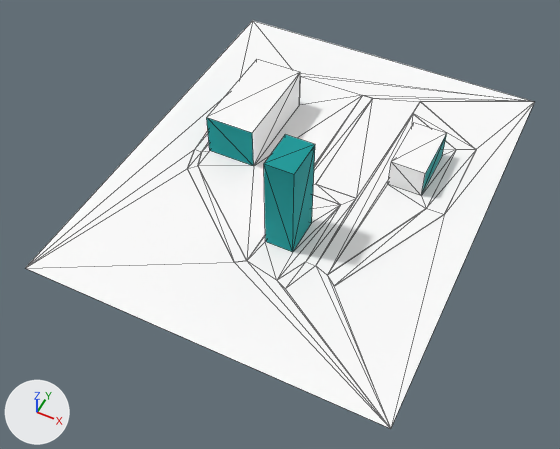
Renders of the COLLADA model ProjectTest/Assets/Robot/models/map.dae from each side of a commit.
Rendered twice from a 50 mm camera at (2.75, -2.58, 8.1) aimed at (-0.52, 3.95, -0.06). Arrows for +X, +Y and +Z are at lower left; the lights stay in place. Mesh edges are drawn as thin lines. Vertices at the same position are counted once.

Script lines for the objects in view, before the commit:
```python
me_sketchup = bpy.data.meshes.new('SketchUp')
me_sketchup.from_pydata(...)  # 84 vertices, 162 faces; spans x -3.18..2.01, y 1.69..8.15, z 0.0..1.48
# faces by material slot: [146, 16]
me_sketchup.materials.append(mat_material)  # white #ffffff
me_sketchup.materials.append(mat_color_h11)  # cyan #009999
ob_sketchup = bpy.data.objects.new('SketchUp', me_sketchup)
ob_sketchup.location = (0.0, 0.0, 0.0)
```
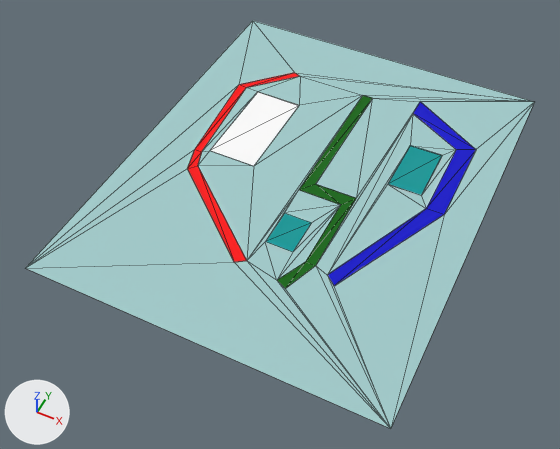
What changed in the scene script:
```text
Add mat_color_h10:
    mat_color_h10 = principled_material('Color_H10_')
    mat_color_h10.base_color = (0.366, 0.604, 0.604)  # cyan #a3cccc
    mat_color_h10.roughness = 0.9
Add mat_color_a01:
    mat_color_a01 = principled_material('Color_A01_')
    mat_color_a01.base_color = (1.0, 0.0, 0.0)  # red #ff0000
    mat_color_a01.roughness = 0.9
Add mat_color_i06:
    mat_color_i06 = principled_material('Color_I06_')
    mat_color_i06.base_color = (0.0, 0.0, 0.604)  # blue #0000cc
    mat_color_i06.roughness = 0.9
Add mat_color_g16:
    mat_color_g16 = principled_material('Color_G16_')
    mat_color_g16.base_color = (0.0, 0.133, 0.0)  # dark green #006600
    mat_color_g16.roughness = 0.9
Change me_sketchup:
    used by ob_sketchup; location = (0.0, 0.0, 0.0)
    remove me_sketchup.from_pydata(...)  # 84 vertices, 162 faces; spans x -3.18..2.01, y 1.69..8.15, z 0.0..1.48
    add me_sketchup.from_pydata(...)  # 80 vertices, 154 faces; spans x -3.18..2.01, y 1.69..8.15, z -0.01..0.01
    me_sketchup part 1
    4 vertices are removed from x -0.53..-0.11, y 3.53..4.13, z 1.48
    96 faces are deleted
    4 vertices in x -2.14..-1.38, y 4.78..6.36, z 0.66 move by (0.0, 0.0, -0.67)
    4 vertices in x 0.57..1.08, y 5.31..6.25, z 0.46 move by (0.0, 0.0, -0.45)
    54 new faces join them, mat_color_h10 (cyan #a3cccc)
    6 new faces join them, mat_material (white #ffffff)
    6 new faces join them, mat_color_h11 (cyan #009999)
    6 new faces join them, mat_color_i06 (blue #0000cc)
    8 new faces join them, mat_color_a01 (red #ff0000)
    8 new faces join them, mat_color_g16 (dark green #006600)
    me_sketchup part 2: 4 faces spanning x -1.38..1.08, y 4.78..6.36, z -0.01..0.01 switch from mat_material (white #ffffff) to mat_color_h11 (cyan #009999)
    me_sketchup part 3: 54 faces spanning x -3.18..2.01, y 1.69..8.15, z 0.0 switch from mat_material (white #ffffff) to mat_color_h10 (cyan #a3cccc)
    me_sketchup part 4: 6 faces spanning x 0.34..1.5, y 3.26..7.32, z 0.01 switch from mat_material (white #ffffff) to mat_color_i06 (blue #0000cc)
    me_sketchup part 5: 8 faces spanning x -2.51..-0.6, y 3.02..7.1, z 0.0 switch from mat_material (white #ffffff) to mat_color_a01 (red #ff0000)
    me_sketchup part 6: 8 faces spanning x -0.55..0.26, y 2.93..7.06, z 0.0 switch from mat_material (white #ffffff) to mat_color_g16 (dark green #006600)
    me_sketchup part 7: 6 faces spanning x -2.14..-1.38, y 4.78..6.36, z -0.01..0.0 switch from mat_color_h11 (cyan #009999) to mat_material (white #ffffff)
```

Pixel boxes [x1, y1, x2, y2] of what changed, in the pictures (560 x 449 px; the box of a moved part takes in the faces that stretch with it):
part 1 of me_sketchup, moved or reshaped: before [207, 59, 447, 252]; after [210, 93, 440, 252]
part 2 of me_sketchup, recoloured: before [252, 73, 447, 173]; after [388, 145, 442, 195]
part 3 of me_sketchup, recoloured (white to cyan): [26, 20, 534, 429] in both
part 4 of me_sketchup, recoloured (white to blue): [328, 102, 476, 286] in both
part 5 of me_sketchup, recoloured (white to red): [187, 130, 247, 262] in both
part 6 of me_sketchup, recoloured (white to green): [277, 95, 372, 289] in both
part 7 of me_sketchup, recoloured: before [207, 118, 254, 166]; after [210, 92, 297, 150]
